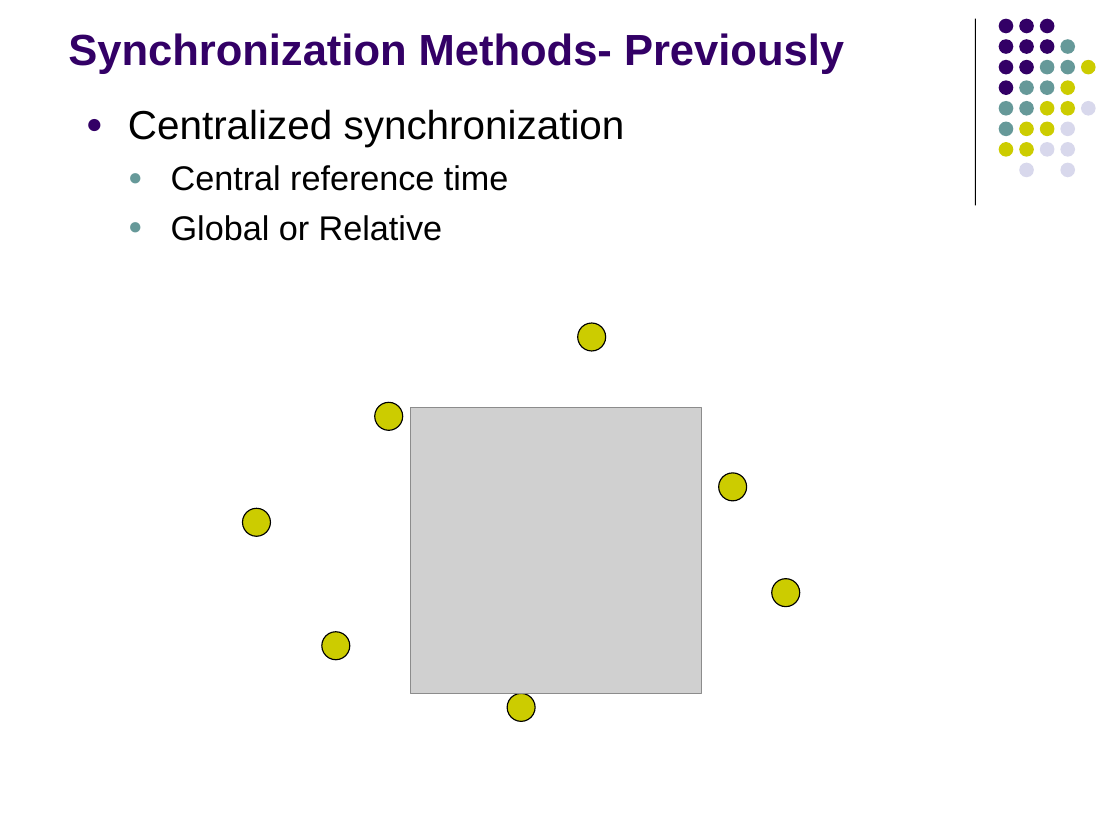
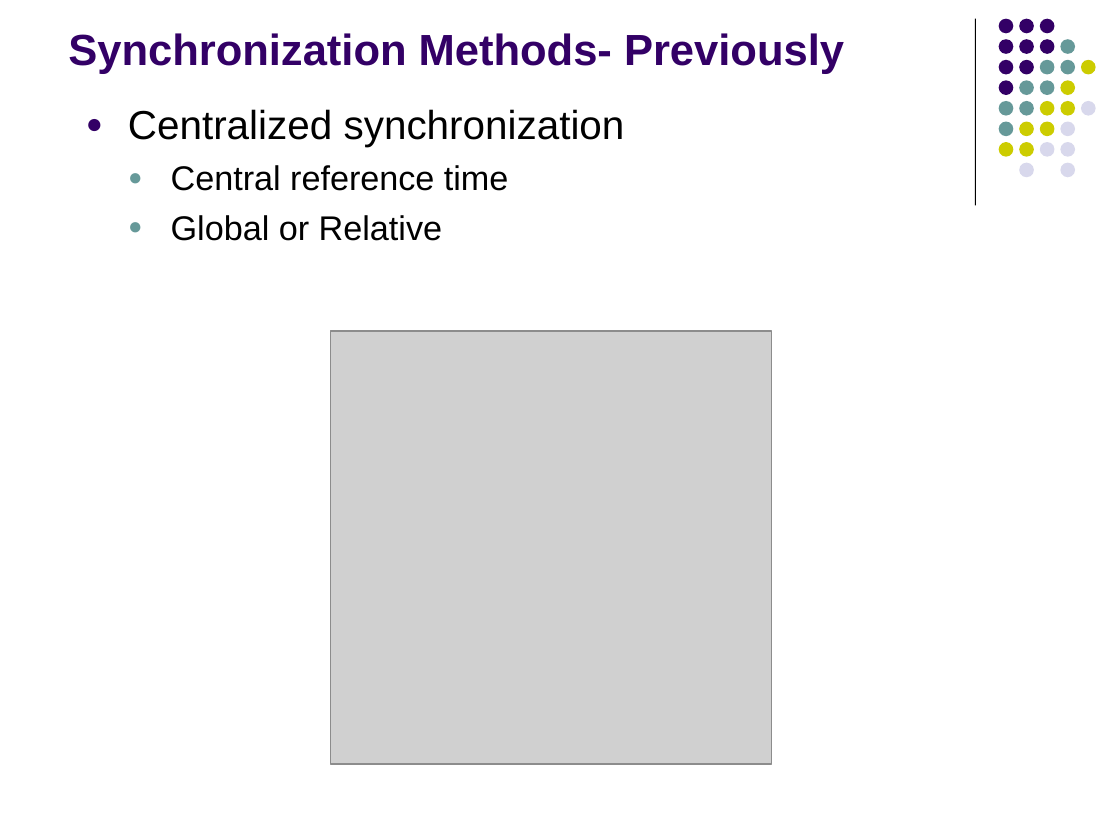
Before and after one commit to fasalex/symposium, a slide deck: slide 8 of Presentation.ppt. Drawn at 1120x840 pixels with LibreOffice and Linux fonts; fonts in the diff are those of the drawing; grey boxes stand for pictures. Boxes give left, top, right and bottom in pixels: in the first picture for what was removed or moved away, otherwise in the second. Text is boxed around its words. In the diff, an @@ line names an element or a change of style, - is before the commit and + after.

```diff
--- a/Presentation.ppt
+++ b/Presentation.ppt
@@ ellipse removed at [578, 323, 606, 351] @@
@@ picture: place and size @@
-picture at [410, 408, 701, 693]
+picture at [330, 330, 772, 764]
@@ ellipse removed at [375, 402, 403, 430] @@
@@ ellipse removed at [719, 473, 747, 501] @@
@@ ellipse removed at [242, 508, 270, 536] @@
@@ ellipse removed at [772, 579, 800, 607] @@
@@ ellipse removed at [321, 632, 349, 660] @@
@@ ellipse removed at [507, 693, 535, 721] @@
```
Also in this commit, not shown: 28 other slides changed, 30 other files.
